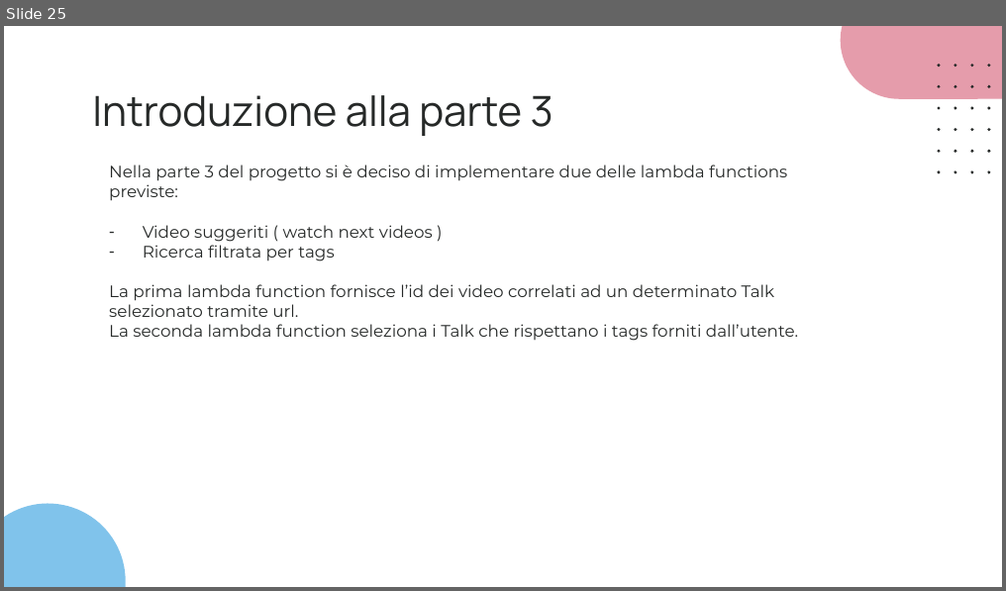
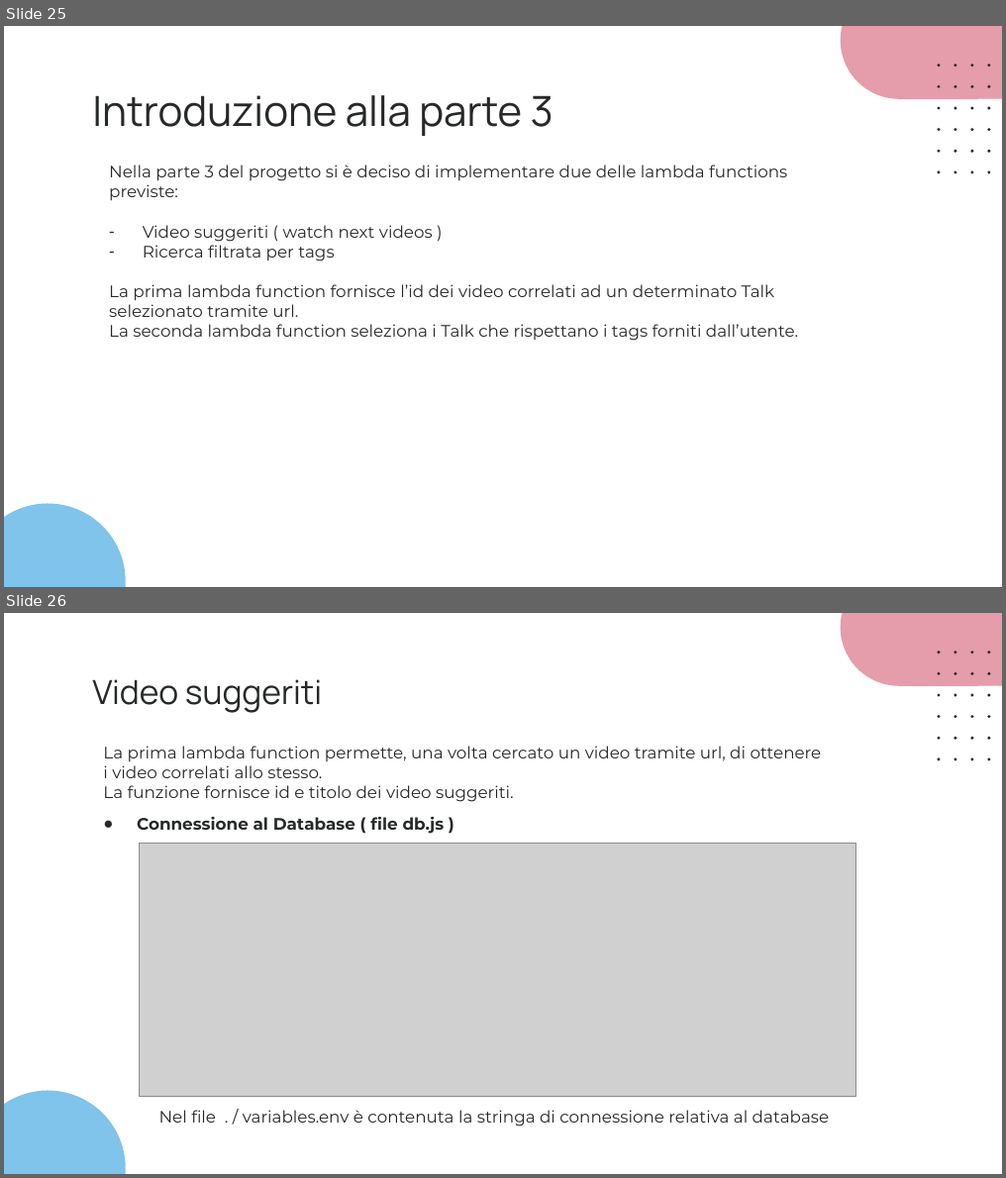
Before and after one commit to giotentori/unibg_cloud_and_mobile, a slide deck: Progetto_TCM/Progetto3.0/CommuniTEDx_3.0.pptx. Shown one above the other, each under a label of ours: slide 25 before the commit, slides 25 and 26 after it. The pictures are 1006x591 and 1006x1178 pixels, drawn with LibreOffice and Linux fonts; fonts in the diff are those of the drawing; grey boxes stand for pictures. Boxes give left, top, right and bottom in pixels: in the first picture for what was removed or moved away, otherwise in the second. Text is boxed around its words. In the diff, an @@ line names an element or a change of style, - is before the commit and + after.

```diff
--- a/Progetto_TCM/Progetto3.0/CommuniTEDx_3.0.pptx
+++ b/Progetto_TCM/Progetto3.0/CommuniTEDx_3.0.pptx
@@ slide 26 added at (4,613,1002,1174), background #FFFFFF; not listed: 26 template elements that a slide beside it also shows @@
@@ title added at (92,679,322,713), 24 pt, text #262928 @@
+Video suggeriti
@@ text added at (103,746,822,802), 12 pt, text #252928 @@
+La prima lambda function permette, una volta cercato un video tramite url, di ottenere i video correlati allo stesso.
+La funzione fornisce id e titolo dei video suggeriti.
@@ text added at (137,817,445,834), 12 pt, text #252928, bold @@
+● Connessione al Database ( file db.js )
@@ picture added at (139,844,855,1097) @@
@@ text added at (159,1110,830,1127), 12 pt, text #252928 @@
+Nel file . / variables.env è contenuta la stringa di connessione relativa al database
```
Also in this commit, not shown: 2 other slides added, 1 slide removed.
